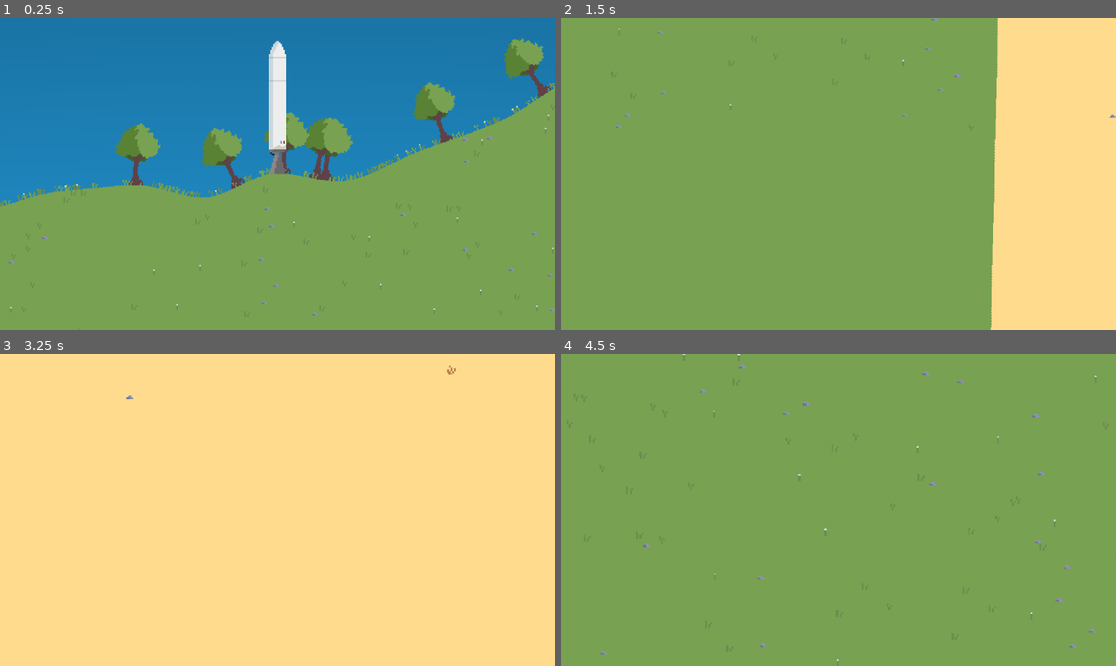
Above: before the commit, frames 1-4 (two rows, left to right).
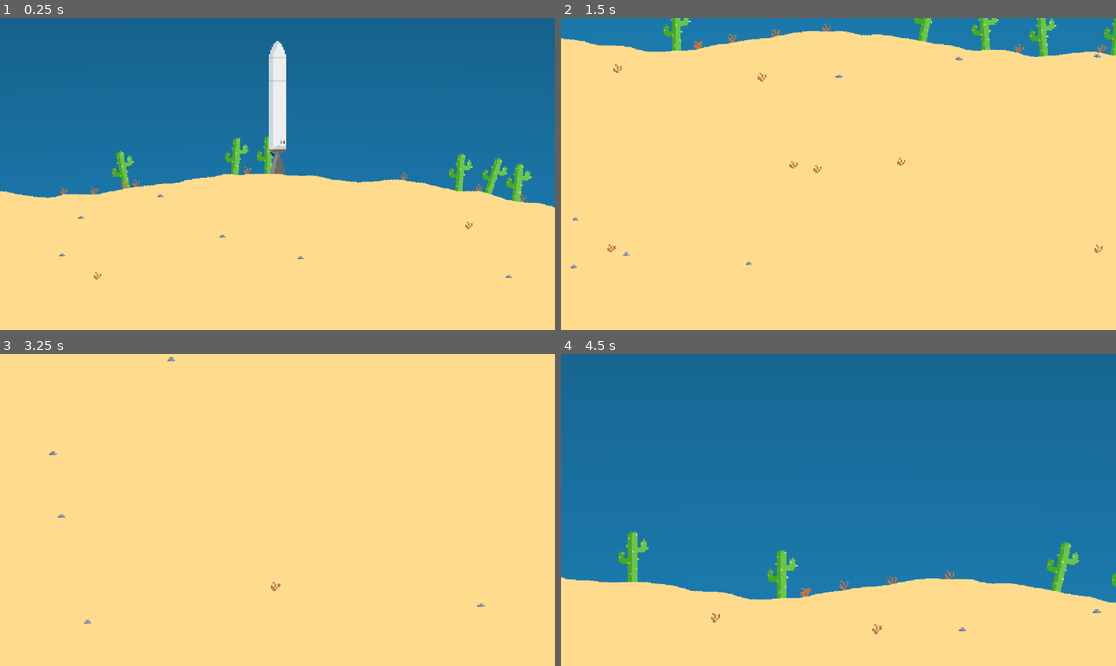
Above: after the commit, the same moments.

Repository: MaitreRenard18/Renard-space-program
Game: Godot game, scene res://scenes/solar_system.tscn
Same seed, same stepped clock (60 frames per second), same inputs: the game is played once before the commit and once after it. The project has no main scene, so this scene is started directly.
Inputs:
- Up to frame 1 (0.25 s): no input
- Up to frame 2 (1.5 s): tap Enter at 0.5 s; hold D (right) 0.53-1.28 s; hold E (zoom_up) 0.53-1.28 s; hold S (down) from 1.28 s (still down); tap E (zoom_up) at 1.35 s
- Up to frame 3 (3.25 s): release S (down) at 2.03 s; hold D (right) 2.03-2.78 s; hold E (zoom_up) 2.03-2.78 s; tap Space at 2.75 s; hold W (up) from 2.78 s (still down); tap E (zoom_up) at 2.85 s
- Up to frame 4 (4.5 s): release W (up) at 3.53 s; hold E (zoom_up) 3.53-4.28 s; hold A (left) from 3.53 s (still down); tap E (zoom_up) at 4.35 s

The runs differ from the first frame. In frame 1, 65% of the frame differs, in the area x 0-100%, y 0-100%; in frame 2, 81%; in frame 3, 0.1%; in frame 4, 100%.

Commit message:
Updated noise generation

Diff:
--- a/scenes/planet.tscn
+++ b/scenes/planet.tscn
@@ -6,8 +6,6 @@
 position = Vector2(0, 277.997)
 script = ExtResource("1_7g3my")
 noise_strenght = 0.05
-noise_frequency = 16.0
-biome_frequency = 16
 vertex_count = 1024
 radius = 256.0
 grass_density = 0.1
--- a/scenes/solar_system.tscn
+++ b/scenes/solar_system.tscn
@@ -9,11 +9,14 @@
 
 [node name="Planet" parent="." instance=ExtResource("1_ip36i")]
 z_index = -2
-noise_strenght = 0.01
-noise_frequency = 256.0
-biome_frequency = 32
+noise_seed = -1
+number_of_layers = 2
+noise_strenght = 200.0
+roughness = 32.0
+persistence = 0.1
 vertex_count = 25000
 radius = 4096.0
+temperature_variation = 64.0
 grass_density = 0.3
 tree_density = 0.02
 
--- a/scripts/circular_noise.gd
+++ /dev/null
@@ -1,45 +0,0 @@
-class_name CircularNoise
-
-var interpolation_function: int
-var step: float
-var points: Array = []
-
-
-func _init(noise_seed: int, frequency: float) -> void:
-	seed(noise_seed)
-	step = (2 * PI) / frequency
-
-	for i in range(max(frequency, 1)):
-		var rand_float = randf()
-		points.append(rand_float)
-
-
-func get_noise_normal_angle(theta: float) -> float:
-	var m: float = (-1 / _smoothstep_derivate(theta))
-	return theta + atan(m) + (PI / 2)
-
-
-func get_noise(theta: float) -> float:
-	theta = fmod(theta, 2 * PI)
-	var w: float = theta / (PI * 2.0) * len(points)
-
-	var x0 = int(w) % len(points)
-	var x1 = (int(w) + 1) % len(points)
-
-	var y0: float = points[x0]
-	var y1: float = points[x1]
-	return _interpolate(w - x0, y0, y1)
-
-
-func _smoothstep_derivate(x: float) -> float:
-	return -6 * x ** 2 + 6 * x
-
-
-func _smoothstep(x: float) -> float:
-	if x < 0.0: return 0.0
-	if x > 1.0: return 1.0
-	return x * x * (3.0 - 2.0 * x)
-
-
-func _interpolate(x: float, x0: float, x1: float) -> float:
-	return x0 + (x1 - x0) * _smoothstep(x)
--- a/scripts/planet_generator.gd
+++ b/scripts/planet_generator.gd
@@ -2,14 +2,21 @@
 
 # Settings
 @export_category("Noise Settings")
+@export var noise_seed: int
+@export var number_of_layers: int
 @export var noise_strenght: float
-@export var noise_frequency: float
-@export var noise_seed: int
-@export var biome_frequency: int
+@export var roughness: float
+@export_range(0, 1) var persistence: float
 
 @export_category("Generation Settings")
 @export var vertex_count: int
 @export var radius: float
+
+@export_category("Atmosphere Settings")
+@export var planet_temperature: float
+@export var planet_humidity: float
+@export var temperature_variation: float
+@export var humidity_variation: float
 
 @export_category("Folliage Settings")
 @export_range(0, 1) var grass_density: float
@@ -55,16 +62,25 @@
 var atmosphere_shader: Resource = preload("res://shaders/atmosphere.gdshader")
 var planet_shadow_shader: Resource = preload("res://shaders/planet_shadow.gdshader")
 
-var circular_noise_0: CircularNoise
-var circular_noise_1: CircularNoise
-var temperature_noise: CircularNoise
+var noise: FastNoiseLite
+var temperature_noise: FastNoiseLite
+
 
 # Functions
 func get_terrain_height(theta: float) -> float:
-	var height: float = circular_noise_0.get_noise(theta) * noise_strenght * 4 + 1
-	height += circular_noise_1.get_noise(theta) * noise_strenght / 2
-	height *= radius
-
+	var x: float = cos(theta)
+	var y: float = -sin(theta)
+
+	var height: float = 0
+	var frequency: float = roughness
+	var amplitude: float = 1
+
+	for i in range(number_of_layers):
+		height += noise.get_noise_2d(x * frequency, y * frequency) * amplitude
+		frequency *= roughness
+		amplitude *= persistence
+
+	height = height * noise_strenght + radius
 	return height
 
 
@@ -116,9 +132,12 @@
 
 
 func get_biome(theta: float) -> String:
-	var temperature: float = temperature_noise.get_noise(theta)
-
-	if temperature < 0.5:
+	var x: float = cos(theta)
+	var y: float = -sin(theta)
+
+	var temperature: float = temperature_noise.get_noise_2d(x * temperature_variation, y * temperature_variation) + planet_temperature
+
+	if temperature < 0.0:
 		return "grass"
 	else:
 		return "desert"
@@ -133,10 +152,13 @@
 		noise_seed = randi_range(0, 2 ** 16)
 
 	# Create noises
-	seed(noise_seed)
-	circular_noise_0 = CircularNoise.new(randi(), noise_frequency / 4)
-	circular_noise_1 = CircularNoise.new(randi() , noise_frequency * 2)
-	temperature_noise = CircularNoise.new(randi(), biome_frequency)
+	noise = FastNoiseLite.new()
+	noise.set_seed(noise_seed)
+	noise.set_noise_type(FastNoiseLite.TYPE_SIMPLEX)
+
+	temperature_noise = FastNoiseLite.new()
+	temperature_noise.set_seed(noise_seed + 1)
+	temperature_noise.set_noise_type(FastNoiseLite.TYPE_SIMPLEX)
 
 	# Generate planet geometry
 	var step: float = (2 * PI) / vertex_count
--- a/shaders/atmosphere.gdshader
+++ b/shaders/atmosphere.gdshader
@@ -39,10 +39,10 @@
 	}
 	float sin_x = -sin(rotated_uv.x * PI) / 8.0;
 
-	if (sin_x + 0.45 > rotated_uv.y) { // Pitch black
+	if (sin_x + 0.45 > rotated_uv.y) {
 		COLOR.a = 0.0;
-	} else if (sin_x + 0.55 > rotated_uv.y) { // Transition from original color to black
-		float transition_factor = smoothstep(sin_x + 0.45, sin_x + 0.55, rotated_uv.y); // Smooth transition
+	} else if (sin_x + 0.55 > rotated_uv.y) {
+		float transition_factor = smoothstep(sin_x + 0.45, sin_x + 0.55, rotated_uv.y);
         COLOR.a *= transition_factor;
 	}
 }
--- a/shaders/planet_shadow.gdshader
+++ b/shaders/planet_shadow.gdshader
@@ -17,6 +17,11 @@
 }
 
 void fragment() {
+	// North pole and ocean
+	float pole_radius = 0.5;
+	vec2 offsetted_uv = UV - vec2(0.5, 0.5);
+
+	// "Eclipse" effect
 	float angle = atan(sun_position.x, sun_position.y);
 	vec2 rotated_uv = rotate(UV, angle);
 
